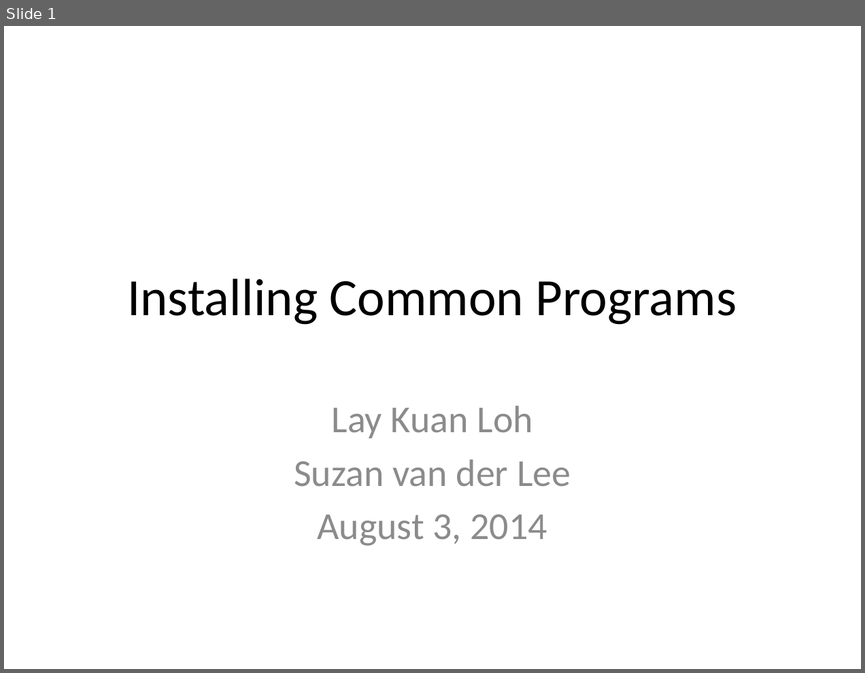
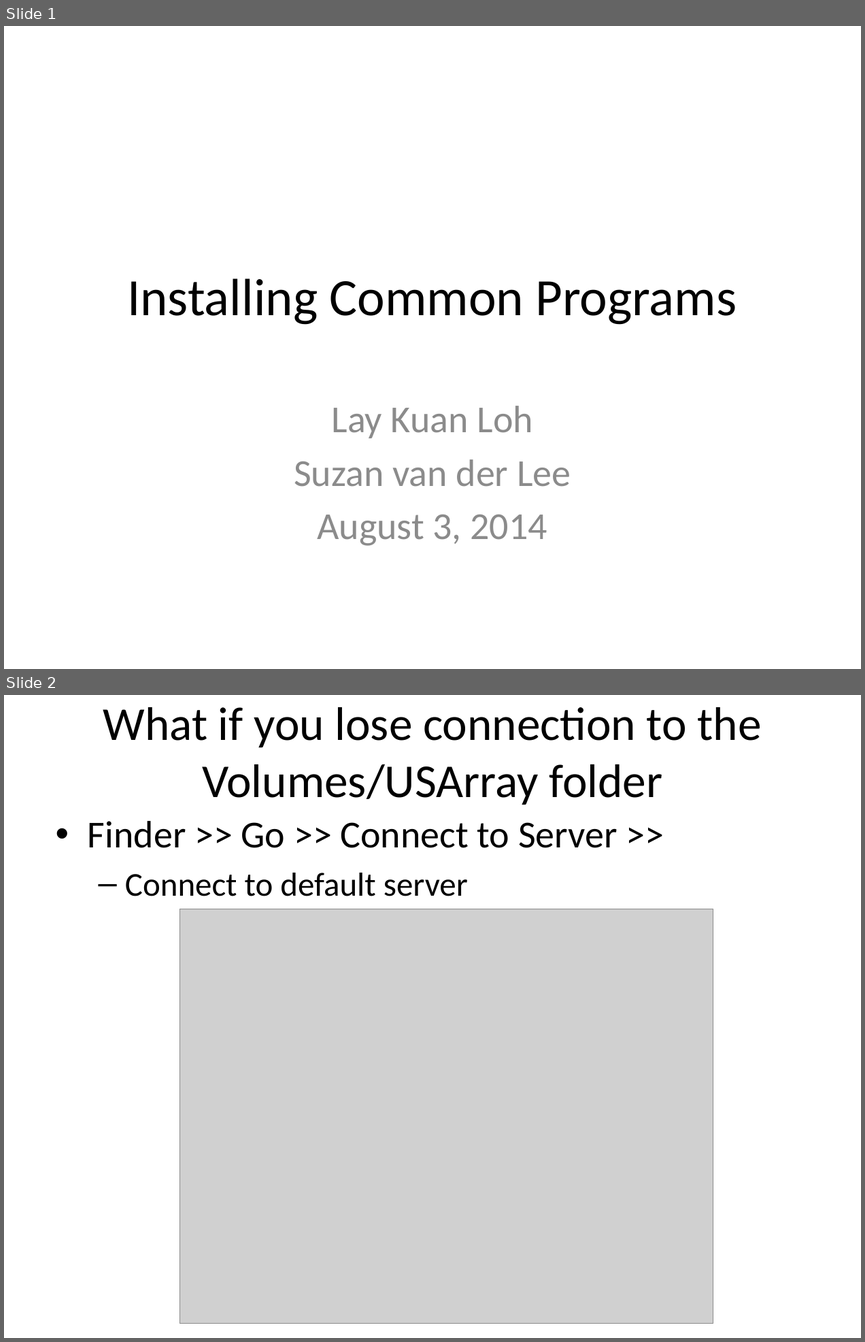
Before and after one commit to lkloh/USArray, a slide deck: InstallingCommonPrograms/InstallingSoftware.pptx. Shown one above the other, each under a label of ours: slide 1 before the commit, slides 1 and 2 after it. The pictures are 865x673 and 865x1342 pixels, drawn with LibreOffice and Linux fonts; fonts in the diff are those of the drawing; grey boxes stand for pictures. Boxes give left, top, right and bottom in pixels: in the first picture for what was removed or moved away, otherwise in the second. Text is boxed around its words. In the diff, an @@ line names an element or a change of style, - is before the commit and + after.

```diff
--- a/InstallingCommonPrograms/InstallingSoftware.pptx
+++ b/InstallingCommonPrograms/InstallingSoftware.pptx
@@ slide 2 added at (x1=4, y1=695, x2=861, y2=1338), background #FFFFFF @@
@@ title added at (x1=103, y1=707, x2=762, y2=805), 39.6 pt, text #000000 @@
+What if you lose connection to the Volumes/USArray folder
@@ text added at (x1=88, y1=821, x2=617, y2=896), 32 pt, text #000000 @@
+• Finder >> Go >> Connect to Server >>
+  – Connect to default server
@@ picture added at (x1=179, y1=909, x2=713, y2=1323) @@
```
Also in this commit, not shown: 5 slides changed, 2 other slides added, 1 slide removed, 1 other file.
